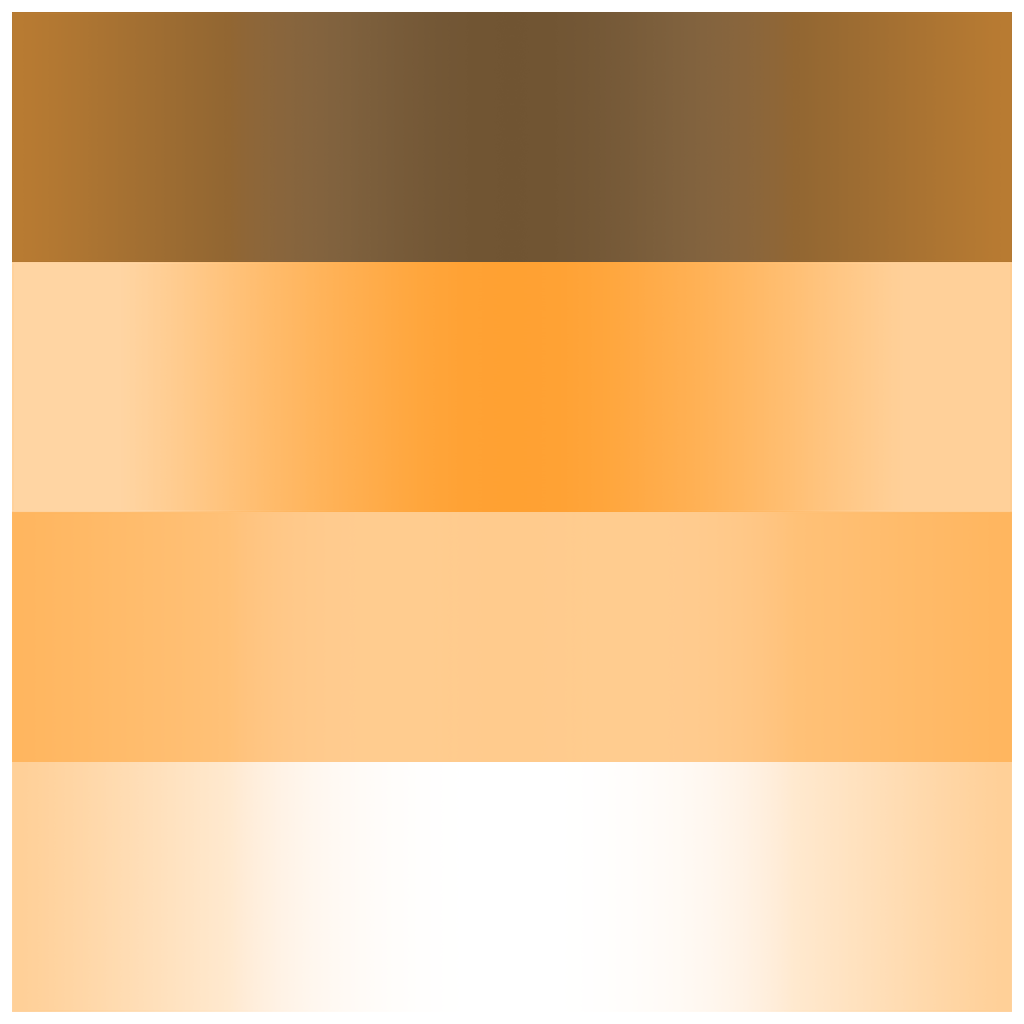
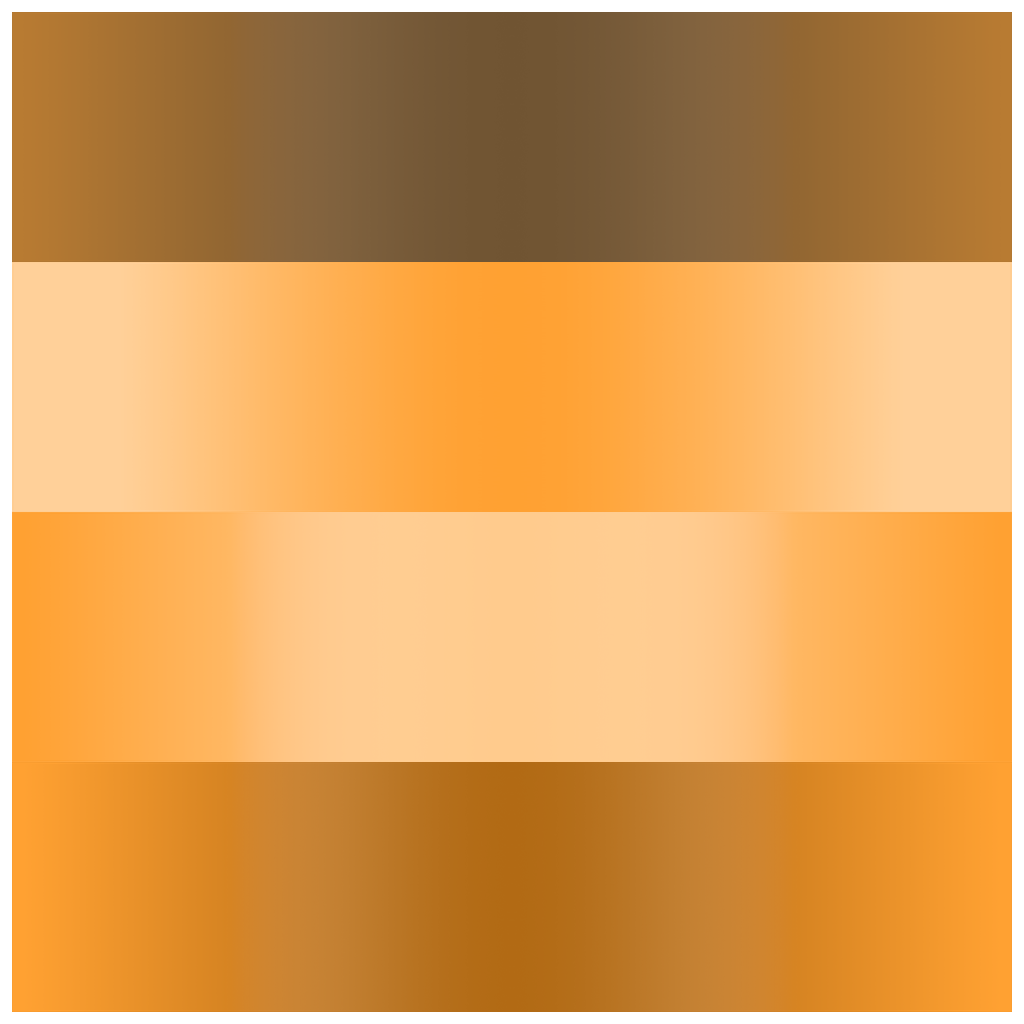
Revision of a layered (1024, 1024) image; what changed, layer by layer:
added layer "그레이디언트 칠 2 복사 4" above "그레이디언트 칠 2 복사 5" over [510, 762, 1012, 1012]
added layer "그레이디언트 칠 2 복사 5" above "그레이디언트 칠 2 복사" over [12, 762, 514, 1012]
"그레이디언트 칠 2 복사": opacity 50% → 100%, painted on it over [510, 512, 1012, 1012]
"그레이디언트 칠 2": opacity 50% → 100%, painted on it over [12, 512, 514, 1012]
"그레이디언트 칠 1": opacity 55% → 50% over [12, 262, 375, 512]
painted on "사각형 1 복사 3" (2nd of 2, in "그룹 1" › "Idle") over [12, 762, 1012, 1012]
